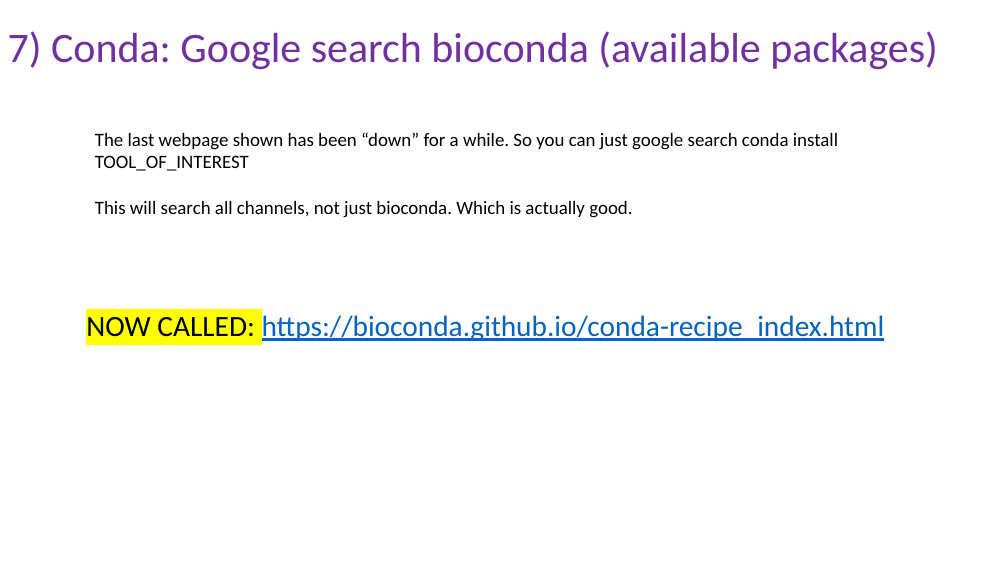
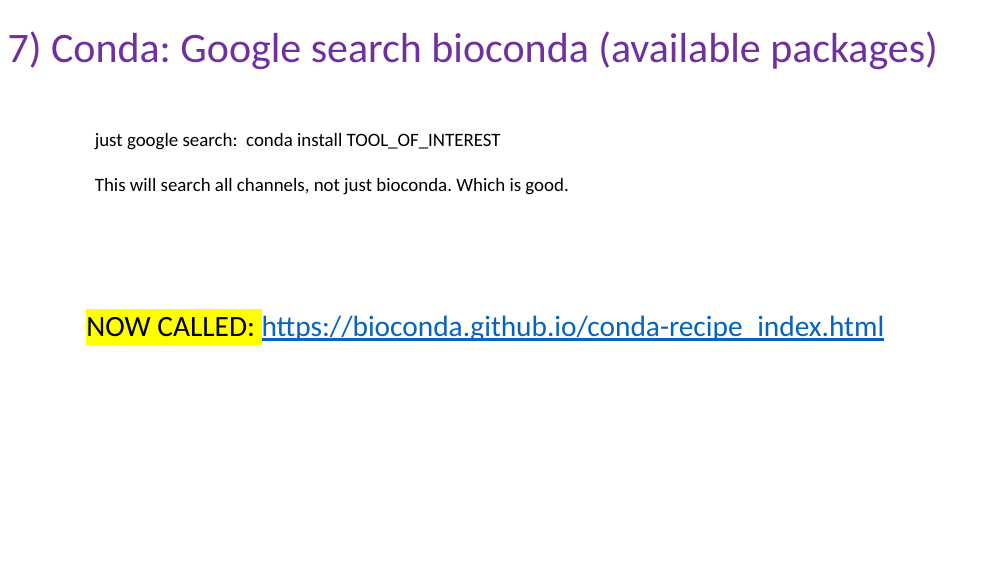
Before and after one commit to peterthorpe5/Sys_admin, a slide deck: slide 5 of cluster_course/powerpoint/7_Conda.pptx. Drawn at 1008x567 pixels with LibreOffice and Linux fonts; fonts in the diff are those of the drawing. Boxes give left, top, right and bottom in pixels: in the first picture for what was removed or moved away, otherwise in the second. Text is boxed around its words. In the diff, an @@ line names an element or a change of style, - is before the commit and + after.

```diff
--- a/cluster_course/powerpoint/7_Conda.pptx
+++ b/cluster_course/powerpoint/7_Conda.pptx
@@ text at [95,133,568,195]: text changed @@
-The last webpage shown has been “down” for a while. So you can just google search conda install TOOL_OF_INTEREST
-This will search all channels, not just bioconda. Which is actually good.
+just google search: conda install TOOL_OF_INTEREST
+This will search all channels, not just bioconda. Which is good.
```
Also in this commit, not shown: 7 other slides changed, 6 other files.
